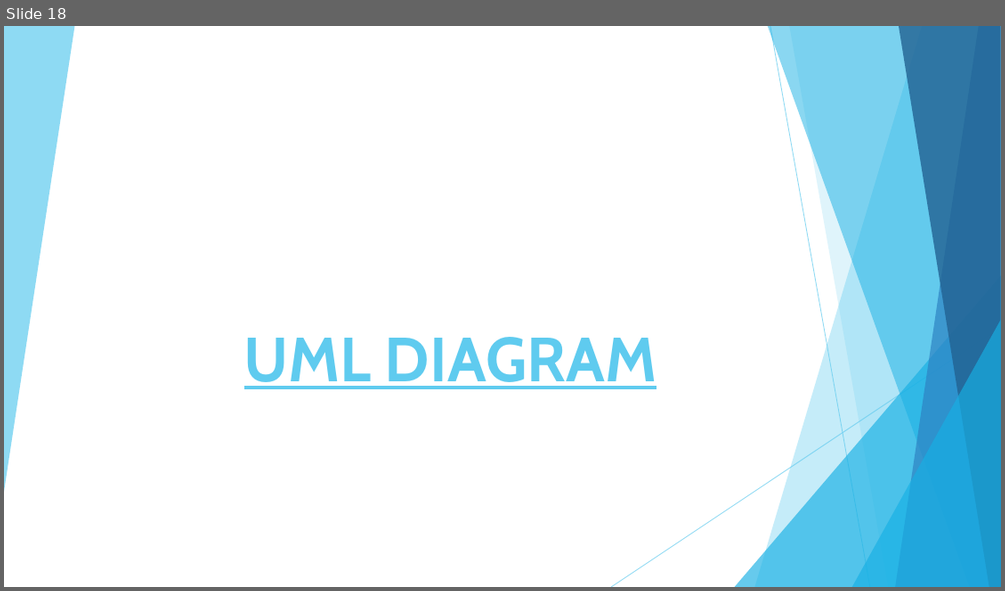
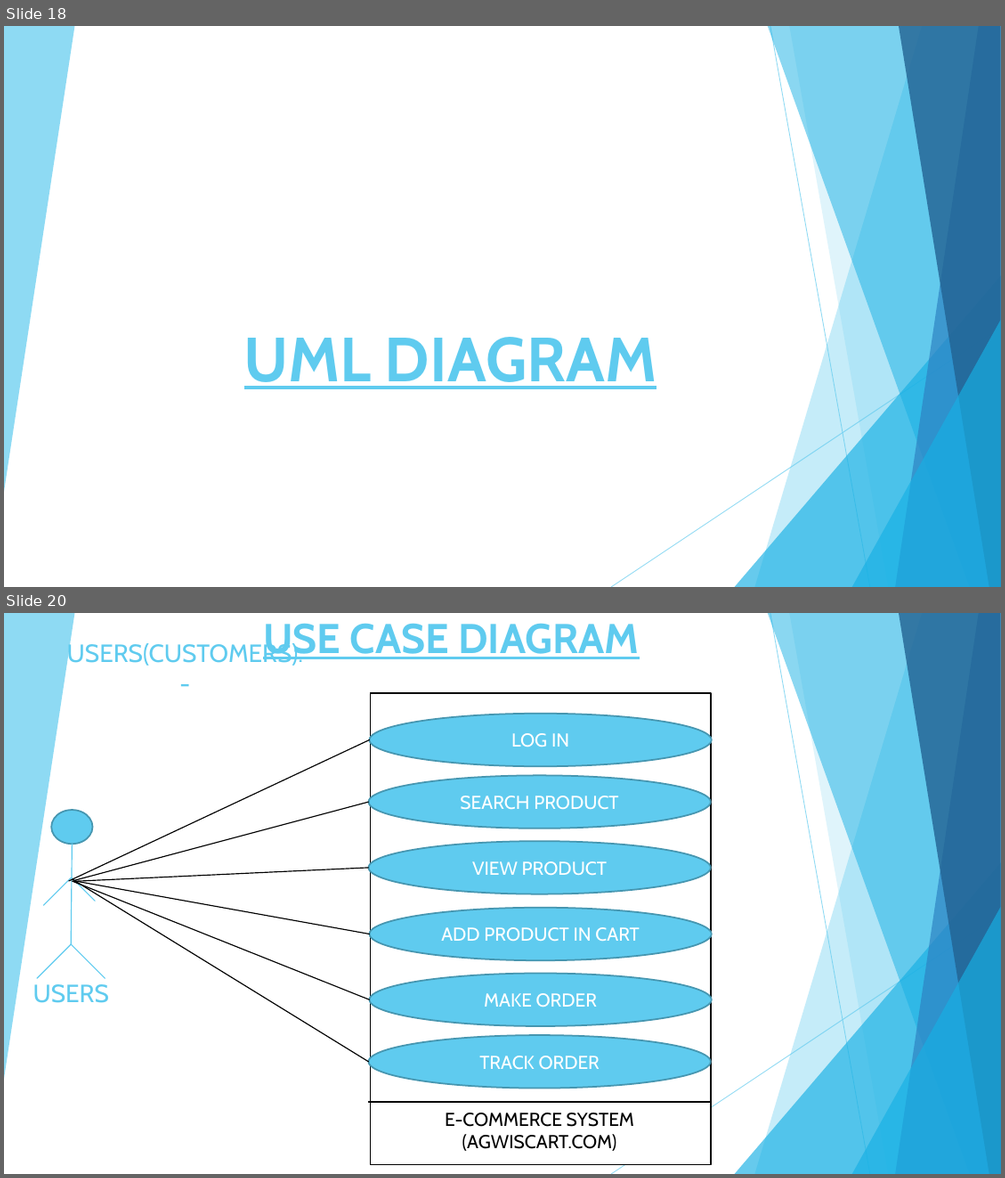
Before and after one commit to vivek-patel007/agwiscart-project, a slide deck: documents/project-agwiscart.pptx. Shown one above the other, each under a label of ours: slide 18 before the commit, slides 18 and 20 after it; the slides between them are not shown. The pictures are 1005x591 and 1005x1178 pixels, drawn with LibreOffice and Linux fonts; fonts in the diff are those of the drawing. Boxes give left, top, right and bottom in pixels: in the first picture for what was removed or moved away, otherwise in the second. Text is boxed around its words. In the diff, an @@ line names an element or a change of style, - is before the commit and + after.

```diff
--- a/documents/project-agwiscart.pptx
+++ b/documents/project-agwiscart.pptx
@@ slide 20 added at (x1=4, y1=613, x2=1001, y2=1174), background #FFFFFF; not listed: 10 template elements that a slide beside it also shows @@
@@ title added at (x1=263, y1=623, x2=639, y2=664), 40 pt, text #5FCBEF, bold, underline @@
+USE CASE DIAGRAM
@@ text added at (x1=67, y1=641, x2=304, y2=666), 24 pt, text #5FCBEF @@
+USERS(CUSTOMERS):-
@@ ellipse added at (x1=370, y1=714, x2=712, y2=766), fill #5FCBEF, outline #4696B1 1.5 pt, 18 pt, text #FFFFFF @@
+LOG IN
@@ rectangle added at (x1=371, y1=693, x2=711, y2=1164), fill #FFFFFF, outline #000000 1.5 pt @@
@@ line added from (69, 881) to (370, 740), #000000 1 pt @@
@@ ellipse added at (x1=368, y1=775, x2=710, y2=828), fill #5FCBEF, outline #4696B1 1.5 pt, 18 pt, text #FFFFFF @@
+SEARCH PRODUCT
@@ ellipse added at (x1=51, y1=810, x2=92, y2=844), fill #5FCBEF, outline #4696B1 1.5 pt @@
@@ line added from (73, 881) to (368, 803), #000000 1 pt @@
@@ line added from (72, 844) to (71, 944), #5FCBEF 1 pt @@
@@ ellipse added at (x1=368, y1=841, x2=710, y2=894), fill #5FCBEF, outline #4696B1 1.5 pt, 18 pt, text #FFFFFF @@
+VIEW PRODUCT
@@ line added from (71, 877) to (44, 906), #5FCBEF 1 pt @@
@@ line added from (72, 877) to (96, 900), #5FCBEF 1 pt @@
@@ line added from (73, 879) to (368, 1062), #000000 1 pt @@
@@ line added from (73, 882) to (368, 868), #000000 1 pt @@
@@ line added from (72, 881) to (370, 999), #000000 1 pt @@
@@ line added from (73, 881) to (370, 933), #000000 1 pt @@
@@ ellipse added at (x1=370, y1=908, x2=712, y2=961), fill #5FCBEF, outline #4696B1 1.5 pt, 18 pt, text #FFFFFF @@
+ADD PRODUCT IN CART
@@ line added from (71, 944) to (37, 978), #5FCBEF 1 pt @@
@@ line added from (71, 944) to (105, 978), #5FCBEF 1 pt @@
@@ text added at (x1=33, y1=984, x2=109, y2=1003), 24 pt, text #5FCBEF @@
+USERS
@@ ellipse added at (x1=370, y1=973, x2=712, y2=1027), fill #5FCBEF, outline #4696B1 1.5 pt, 18 pt, text #FFFFFF @@
+MAKE ORDER
@@ ellipse added at (x1=368, y1=1035, x2=710, y2=1088), fill #5FCBEF, outline #4696B1 1.5 pt, 18 pt, text #FFFFFF @@
+TRACK ORDER
@@ line added from (368, 1102) to (711, 1102), #000000 1 pt @@
@@ text added at (x1=445, y1=1112, x2=634, y2=1151), 18 pt, text #000000 @@
+E-COMMERCE SYSTEM
+(AGWISCART.COM)
```
Also in this commit, not shown: 2 slides changed, 2 other slides added, 1 slide removed.
